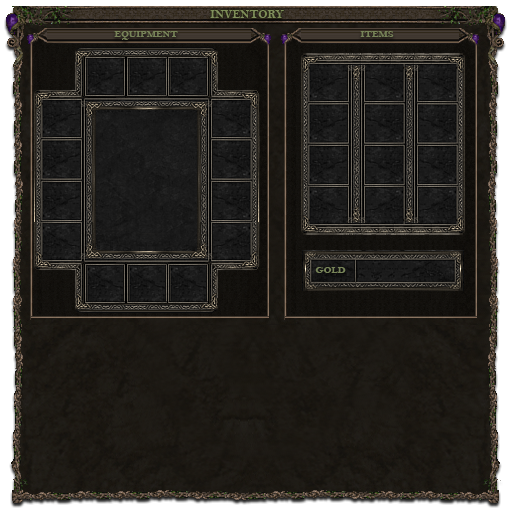
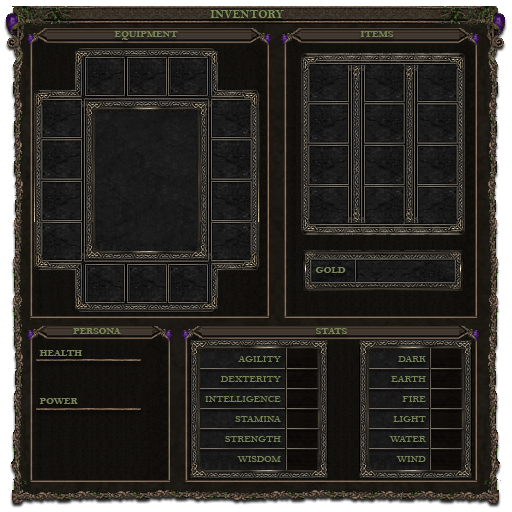
Revision of a layered (512, 512) image; what changed, layer by layer:
added group "Stats" with 14 layers above "personal" over [182,326,479,482]
added layer "elementals" in group "Stats" over [389,356,426,462]
added layer "list of stats" in group "Stats" over [205,356,281,462]
added group "right stat group" with 4 layers in group "Stats" over [359,340,472,479]
added layer "right border copy" in group "right stat group" over [429,348,431,470]
added layer "stat underline copy" in group "right stat group" over [369,368,463,450]
added layer "stat number bg copy" in group "right stat group" over [431,349,461,470]
added layer "stat list bg copy" in group "right stat group" over [359,340,472,479]
added group "left stat group" with 4 layers in group "Stats" over [190,340,328,479]
added layer "right border" in group "left stat group" over [285,348,287,470]
added layer "stat underline" in group "left stat group" over [200,368,319,450]
added layer "stat number bg" in group "left stat group" over [287,349,317,470]
added layer "stat list bg" in group "left stat group" over [190,340,328,479]
added layer "stats" in group "Stats" over [316,328,347,334]
added layer "Layer 27" in group "Stats" over [182,326,479,482]
added group "personal" with 5 layers above "Items" over [27,326,172,482]
added layer "HealthPower" in group "personal" over [39,350,82,404]
added layer "Persona" in group "personal" over [73,328,121,334]
added layer "power underline" in group "personal" over [36,408,141,410]
added layer "health underline" in group "personal" over [36,359,141,361]
added layer "persona bg" in group "personal" over [27,326,172,482]
